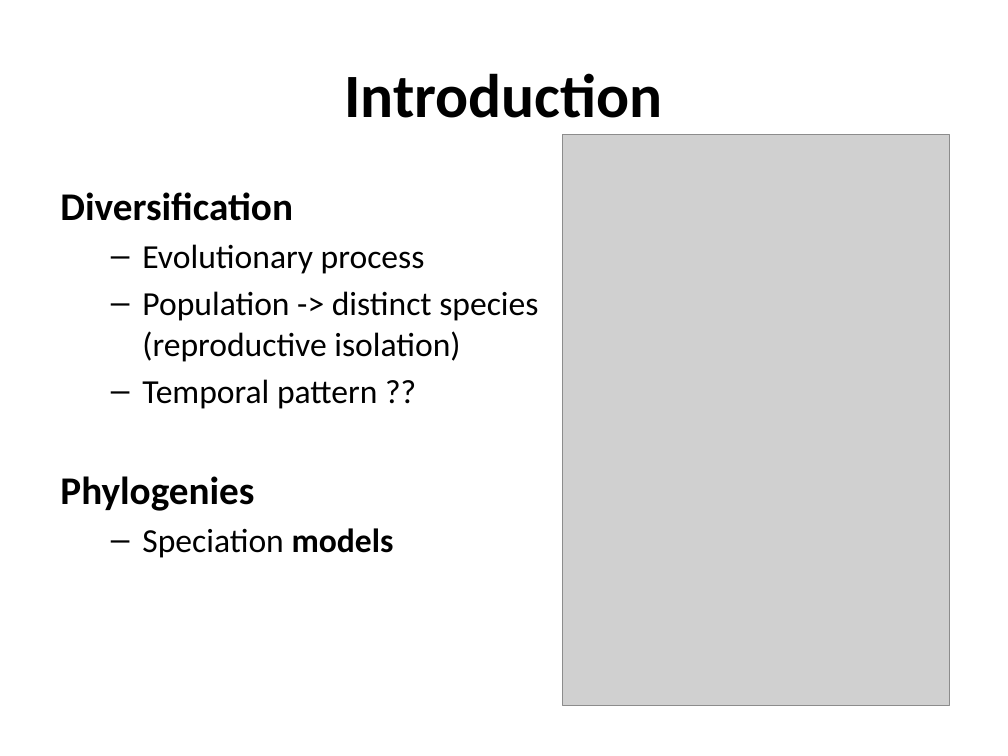
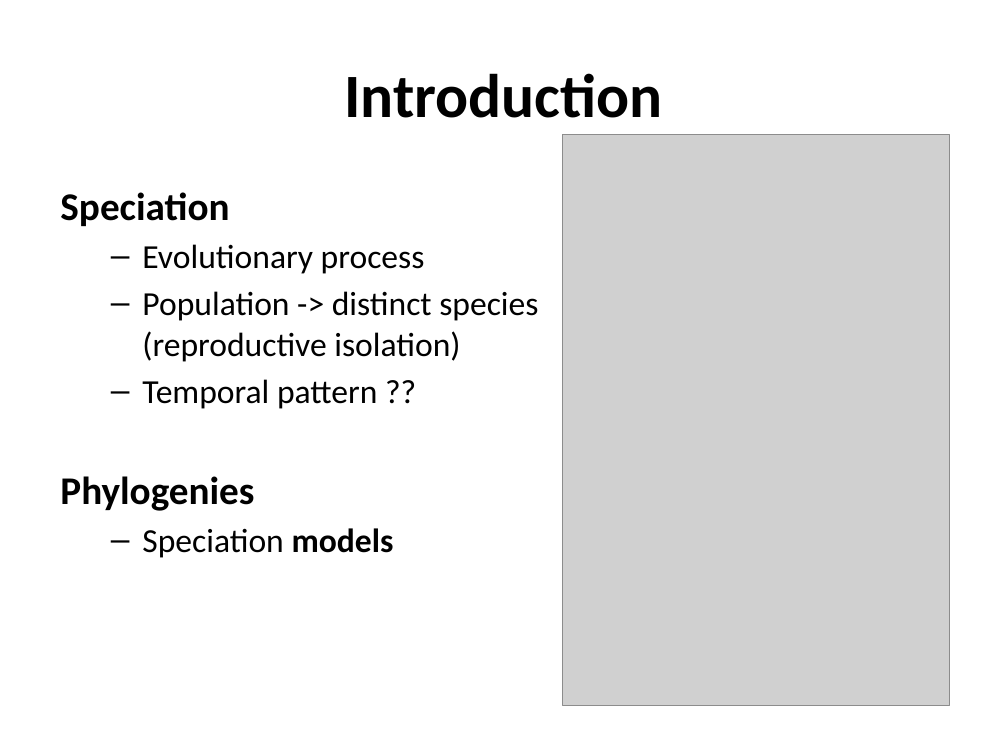
Before and after one commit to richelbilderbeek/Cer2016, a slide deck: slide 3 of doc/Cer2016_Femke Thon & Jolien Gay_V3.0.pptx. Drawn at 1008x756 pixels with LibreOffice and Linux fonts; fonts in the diff are those of the drawing; grey boxes stand for pictures; background and template pictures are left out. Boxes give left, top, right and bottom in pixels: in the first picture for what was removed or moved away, otherwise in the second. Text is boxed around its words. In the diff, an @@ line names an element or a change of style, - is before the commit and + after.

```diff
--- a/doc/Cer2016_Femke Thon & Jolien Gay_V3.0.pptx
+++ b/doc/Cer2016_Femke Thon & Jolien Gay_V3.0.pptx
@@ text at <box>60,192,229,226</box>: text changed @@
-Diversification
+Speciation
```
Also in this commit, not shown: 1 other file.
